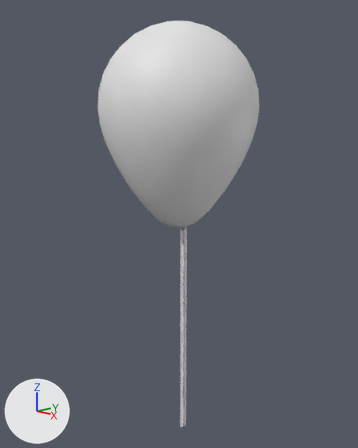
Before and after pictures for a commit that changed the Blender file Assets/Blender/balloon.blend.
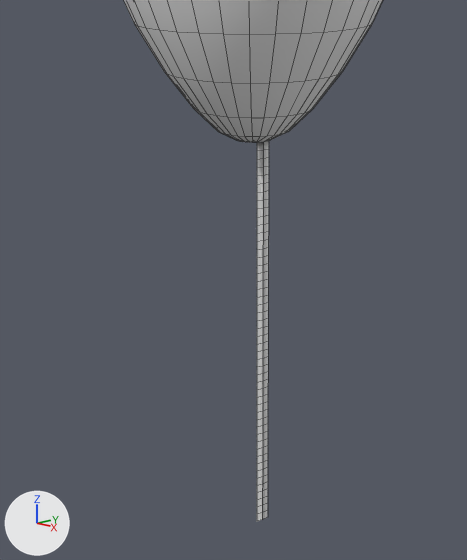
Each version appears first whole from a 50 mm camera at (4.65, -4.37, 4.36) aimed at (-0.03, 0.03, 2.97), and next in a close-up on the part from 13% to 81% of the width and 34% to 100% of the height. The lights are fixed; the arrows at lower left show +X, +Y and +Z. The close-ups show mesh edges as thin lines.
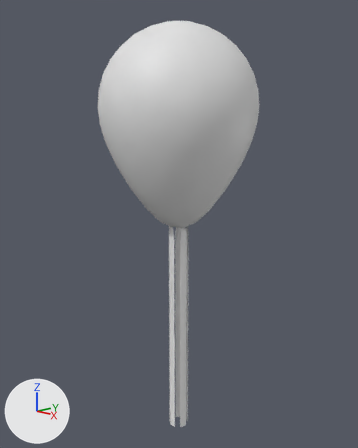
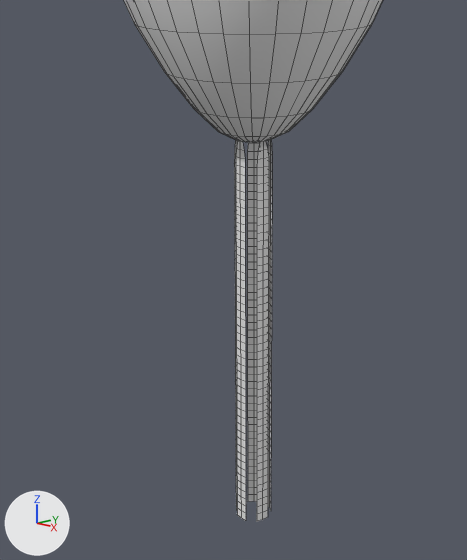
Where the newer file only moved an object's origin or applied its transform, the numbers keep the older frame.

What differs and where, as boxes (x1, y1, x2, y2) in the close-ups (467 x 560 px; the box of a moved part takes in the faces that stretch with it):
```json
{"part": 1, "of": "me_sphere", "change": "added", "after": [268, 140, 272, 511]}
{"part": 2, "of": "me_sphere", "change": "added", "after": [247, 142, 260, 501]}
{"part": 3, "of": "me_sphere", "change": "added", "after": [234, 140, 238, 510]}
{"part": 4, "of": "me_sphere", "change": "added", "after": [236, 141, 246, 520]}
{"part": 5, "of": "me_sphere", "change": "moved or reshaped", "before": [257, 134, 282, 521], "after": [257, 134, 282, 521]}
```

Edits to the scene script, one JSON object a line:
```json
{"op": "add", "block": "mat_balloon", "code": ["mat_balloon = principled_material('Balloon')", "mat_balloon.base_color = (0.8, 0.8, 0.8)  # white #e7e7e7"]}
{"op": "add", "block": "mat_ribbons", "code": ["mat_ribbons = principled_material('Ribbons')", "mat_ribbons.base_color = (0.8, 0.8, 0.8)  # white #e7e7e7"]}
{"block": "me_sphere", "where": "# used by ob_sphere; location = (0.0, 0.0, 1.695)"}
{"op": "remove", "block": "me_sphere", "code": "me_sphere.from_pydata(...)  # 629 vertices, 610 faces; spans x -1.0..1.0, y -1.0..1.0, z -1.63..3.77"}
{"op": "add", "block": "me_sphere", "code": "me_sphere.from_pydata(...)  # 1229 vertices, 1002 faces; spans x -1.0..1.0, y -1.0..1.0, z -1.63..3.77"}
{"block": "me_sphere", "change": "me_sphere part 1: a new loose piece of 150 vertices spanning x 0.0..0.09, y 0.09..0.13, z -1.63..1.26, in mat_ribbons (white #e7e7e7)"}
{"block": "me_sphere", "change": "me_sphere part 2: a new loose piece of 150 vertices spanning x -0.12..-0.05, y 0.05..0.12, z -1.63..1.26, in mat_ribbons (white #e7e7e7)"}
{"block": "me_sphere", "change": "me_sphere part 3: a new loose piece of 150 vertices spanning x -0.13..-0.09, y -0.09..0.0, z -1.63..1.26, in mat_ribbons (white #e7e7e7)"}
{"block": "me_sphere", "change": "me_sphere part 4: a new loose piece of 150 vertices spanning x -0.05..0.05, y -0.13..-0.12, z -1.63..1.26, in mat_ribbons (white #e7e7e7)"}
{"block": "me_sphere", "change": "me_sphere part 5"}
{"block": "me_sphere", "change": "49 faces are deleted"}
{"block": "me_sphere", "change": "4 vertices move from x 0.11..0.13, y -0.07..0.02, z 1.2..1.26 to x 0.11..0.13, y -0.06..0.01, z 1.2..1.26"}
{"block": "me_sphere", "change": "49 new faces join them, mat_ribbons (white #e7e7e7)"}
{"op": "add", "block": "me_sphere", "code": "me_sphere.materials.append(mat_balloon)  # white #e7e7e7"}
{"op": "add", "block": "me_sphere", "code": "me_sphere.materials.append(mat_ribbons)  # white #e7e7e7"}
```
